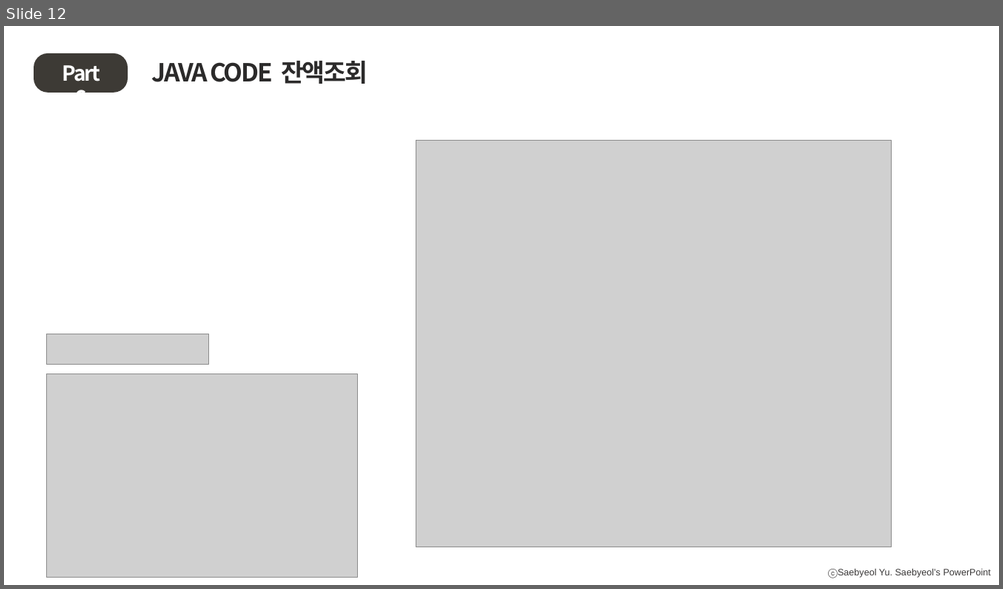
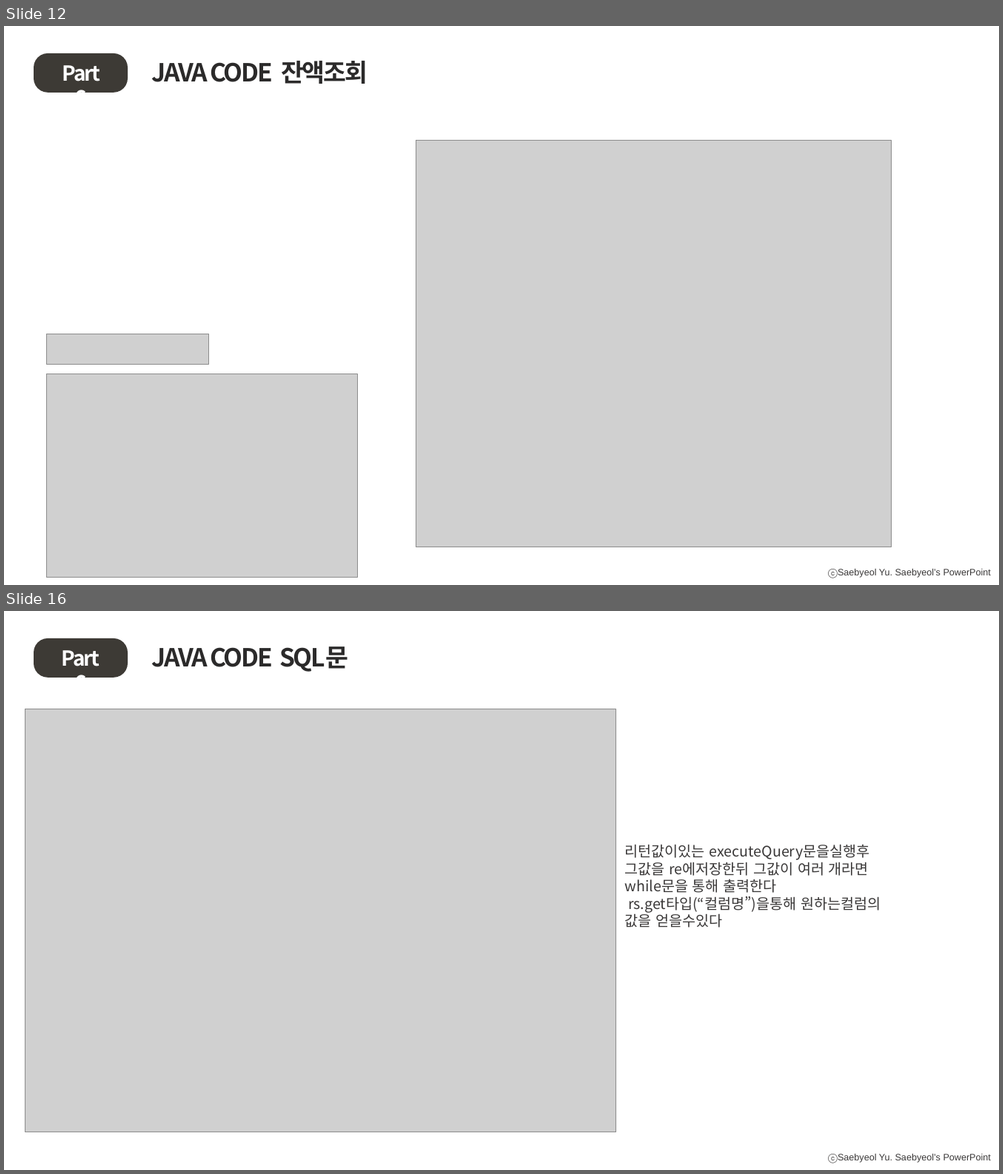
Before and after one commit to TRENDLMC/Java_cli_todo, a slide deck: 파워포인트.pptx. Shown one above the other, each under a label of ours: slide 12 before the commit, slides 12 and 16 after it; the slides between them are not shown. The pictures are 1003x589 and 1003x1174 pixels, drawn with LibreOffice and Linux fonts; fonts in the diff are those of the drawing; grey boxes stand for pictures. Boxes give left, top, right and bottom in pixels: in the first picture for what was removed or moved away, otherwise in the second. Text is boxed around its words. In the diff, an @@ line names an element or a change of style, - is before the commit and + after.

```diff
--- a/파워포인트.pptx
+++ b/파워포인트.pptx
@@ slide 16 added at bbox=[4, 611, 999, 1170], background #FFFFFF; not listed: 1 template element that a slide beside it also shows @@
@@ rounded rectangle added at bbox=[34, 638, 128, 678], fill #3D3A35 @@
@@ text added at bbox=[62, 650, 100, 678], 20 pt, text #FFFFFF, bold @@
+Part 6
@@ text added at bbox=[151, 647, 348, 672], 24 pt, text #2C2A2A, bold @@
+JAVA CODE SQL문
@@ picture added at bbox=[25, 709, 617, 1133] @@
@@ text added at bbox=[625, 844, 880, 928], 14 pt, text #3A3838 @@
+리턴값이있는 executeQuery문을실행후
+그값을 re에저장한뒤 그값이 여러 개라면
+while문을 통해 출력한다
+rs.get타입(“컬럼명”)을통해 원하는컬럼의
+값을 얻을수있다
```
Also in this commit, not shown: 5 slides changed, 2 other slides added, 1 slide removed, 24 other files.
